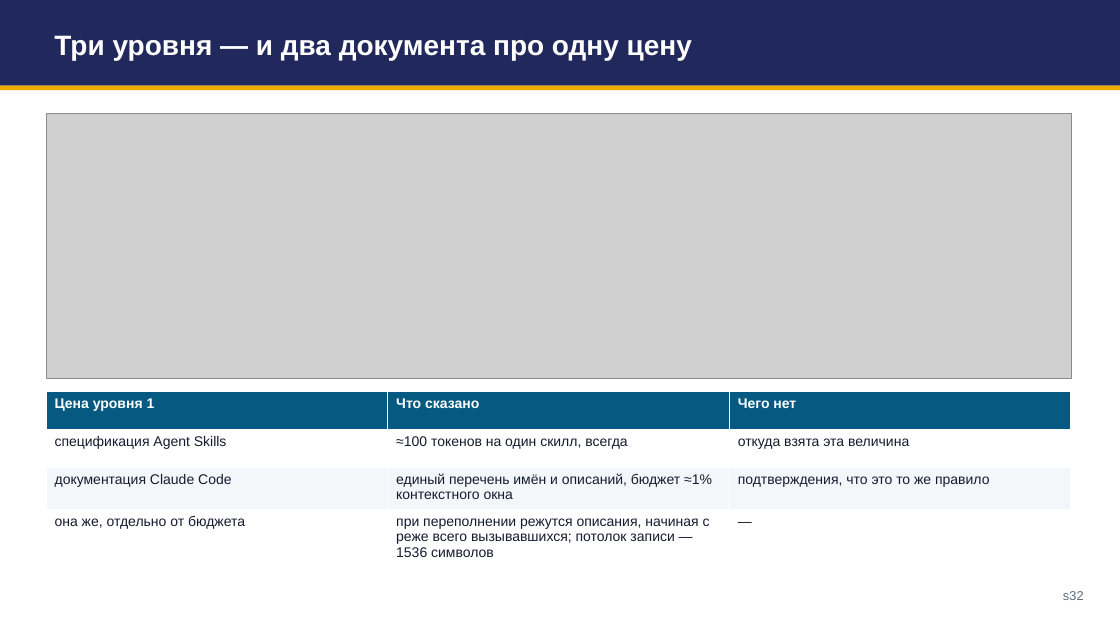
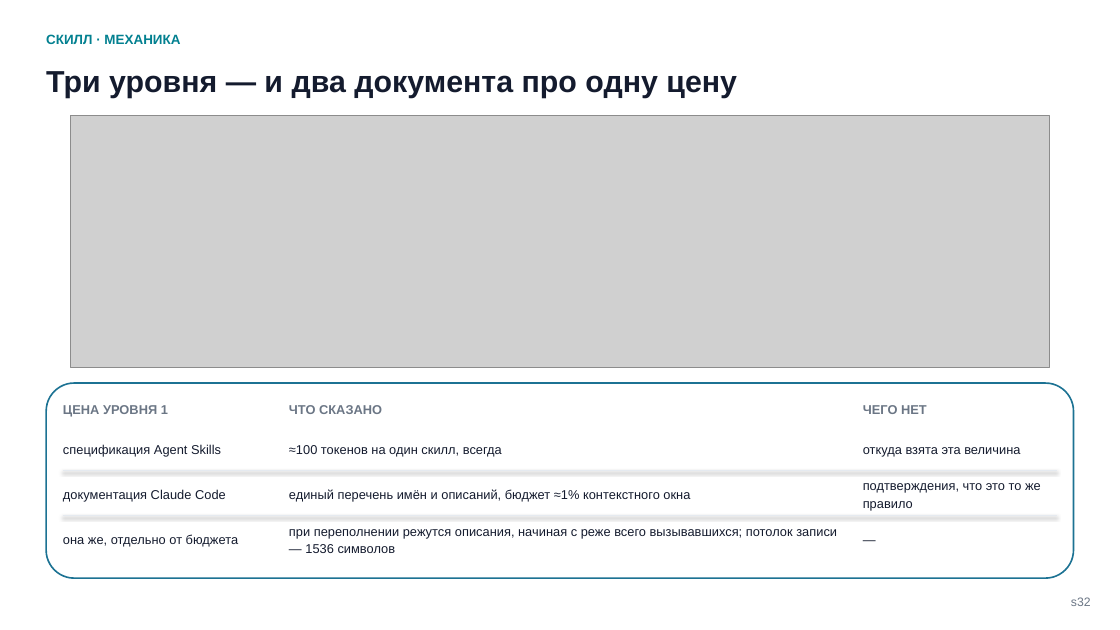
Before and after one commit to tellina-study/AI-usage-lessons, a slide deck: slide 32 of library/seminars/sem-05/rendered/sem-05.pptx. Drawn at 1120x630 pixels with LibreOffice and Linux fonts; fonts in the diff are those of the drawing; grey boxes stand for pictures. Boxes give left, top, right and bottom in pixels: in the first picture for what was removed or moved away, otherwise in the second. Text is boxed around its words. In the diff, an @@ line names an element or a change of style, - is before the commit and + after.

```diff
--- a/library/seminars/sem-05/rendered/sem-05.pptx
+++ b/library/seminars/sem-05/rendered/sem-05.pptx
@@ text "СКИЛЛ · МЕХАНИКА": place and size @@
-text "СКИЛЛ · МЕХАНИКА" at <box>0,0,1120,86</box>
+text "СКИЛЛ · МЕХАНИКА" at <box>46,34,180,44</box>
@@ text "СКИЛЛ · МЕХАНИКА" at <box>46,34,180,44</box>: fill #21295C to none @@
@@ text "Три уровня — и два ...": place and size @@
-text "Три уровня — и два ..." at <box>54,35,692,60</box>
+text "Три уровня — и два ..." at <box>46,71,737,98</box>
@@ text "Три уровня — и два ..." at <box>46,71,737,98</box>: size 24 to 26 pt, text colour #FFFFFF to #141B2E; line spacing 1 to 1.14; less space between paragraphs; vertical alignment middle to top @@
@@ text at <box>46,34,180,44</box>: text added @@
+СКИЛЛ · МЕХАНИКА
@@ rectangle removed at <box>0,86,1120,91</box> @@
@@ picture: place and size @@
-picture at <box>46,113,1071,378</box>
+picture at <box>71,115,1049,368</box>
@@ rounded rectangle added at <box>46,383,1074,578</box>, fill #FFFFFF, outline #1C7293 1.4 pt @@
@@ table removed at <box>46,392,1072,561</box>, 4 rows, 3 columns @@
-Цена уровня 1 | Что сказано | Чего нет
-спецификация Agent Skills | ≈100 токенов на один скилл, всегда | откуда взята эта величина
-документация Claude Code | единый перечень имён и описаний, бюджет ≈1% контекстного окна | подтверждения, что это то же правило
-она же, отдельно от бюджета | при переполнении режутся описания, начиная с реже всего вызывавшихся; потолок записи — 1536 символов | —
@@ text added at <box>63,405,168,417</box>, 11 pt, text #6B7685, bold @@
+ЦЕНА УРОВНЯ 1
@@ text added at <box>289,405,382,414</box>, 11 pt, text #6B7685, bold @@
+ЧТО СКАЗАНО
@@ text added at <box>863,405,927,414</box>, 11 pt, text #6B7685, bold @@
+ЧЕГО НЕТ
@@ text added at <box>63,444,221,456</box>, 11 pt, text #141B2E @@
+спецификация Agent Skills
@@ text added at <box>289,445,502,456</box>, 11 pt, text #141B2E @@
+≈100 токенов на один скилл, всегда
@@ text added at <box>863,447,1020,456</box>, 11 pt, text #141B2E @@
+откуда взята эта величина
@@ line added from (63, 471) to (1057, 471), #E5EAF0 0.75 pt @@
@@ text added at <box>63,489,226,502</box>, 11 pt, text #141B2E @@
+документация Claude Code
@@ text added at <box>289,489,690,502</box>, 11 pt, text #141B2E @@
+единый перечень имён и описаний, бюджет ≈1% контекстного окна
@@ text added at <box>863,483,1041,511</box>, 11 pt, text #141B2E @@
+подтверждения, что это то же правило
@@ line added from (63, 516) to (1057, 516), #E5EAF0 0.75 pt @@
@@ text added at <box>63,534,238,547</box>, 11 pt, text #141B2E @@
+она же, отдельно от бюджета
@@ text added at <box>289,529,837,553</box>, 11 pt, text #141B2E @@
+при переполнении режутся описания, начиная с реже всего вызывавшихся; потолок записи — 1536 символов
@@ text added at <box>863,516,1044,561</box>, 11 pt, text #141B2E @@
+—
@@ text "s32": place and size @@
-text "s32" at <box>1063,591,1084,600</box>
+text "s32" at <box>1071,597,1091,606</box>
@@ text "s32" at <box>1071,597,1091,606</box>: size 11 to 10.5 pt, text colour #5B6B7F to #6B7685; line spacing 1 to 1.18; less space between paragraphs @@
```
Also in this commit, not shown: 55 other slides changed, 18 other files.
